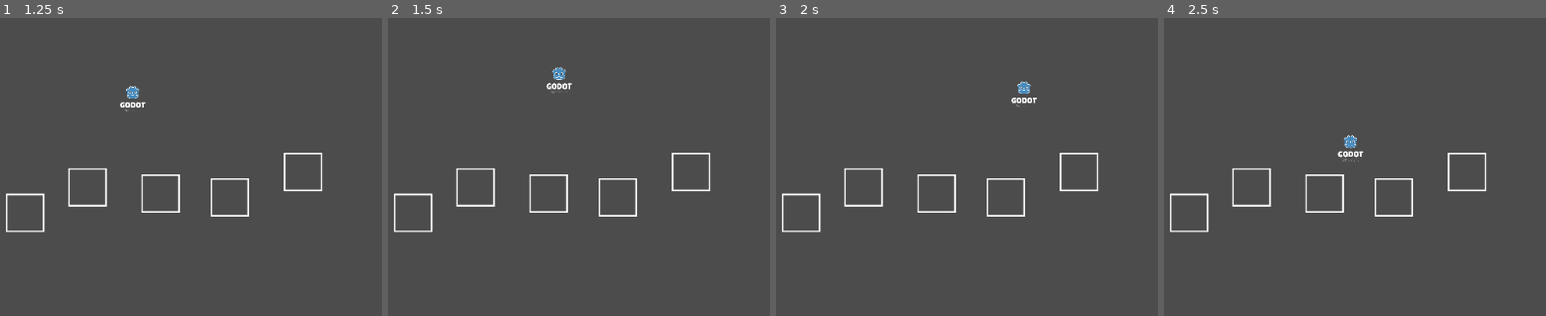
Above: before the commit, frames 1-4 (left to right).
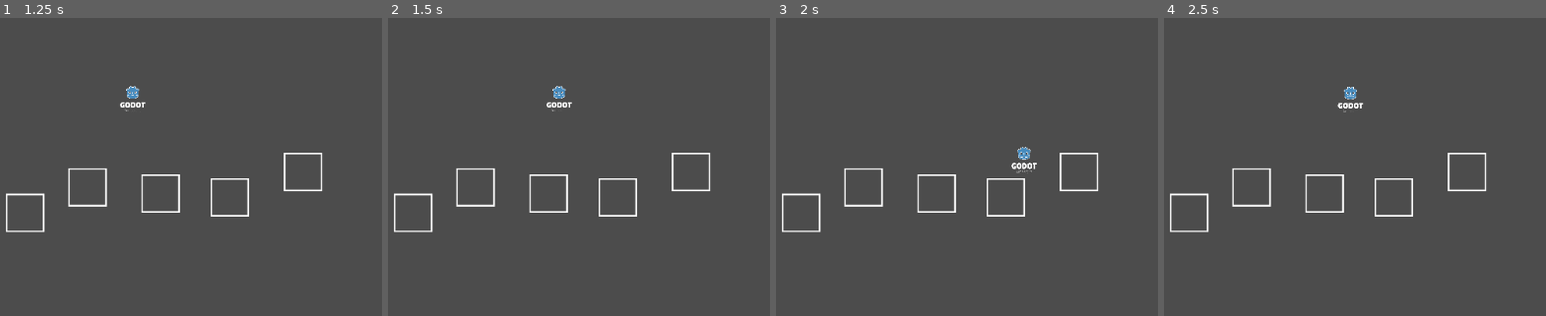
Above: after the commit, the same moments.

Repository: johnfn/RainbowRoad
Game: Godot game, scene res://MainScene.tscn
Two runs of this game, one before a commit and one after it. Both use one fixed random seed, a clock stepped at 60 frames per second and the inputs below.
Inputs:
- Up to frame 1 (1.25 s): hold D from 0.53 s (still down); hold Space from 0.53 s (still down)
- Up to frame 2 (1.5 s): keep holding D; release Space at 1.28 s; tap Space at 1.35 s
- Up to frame 3 (2 s): keep holding D; tap Space at 1.52, 1.82 s
- Up to frame 4 (2.5 s): release D at 2.03 s; hold A from 2.03 s (still down); hold Space from 2.03 s (still down)

Frame 1 is identical in both runs. In frame 2, 0.4% of the frame differs, in the area x 41-49%, y 16-32%; in frame 3, 0.5%, in the area x 61-69%, y 21-53%; in frame 4, 0.5%.

Commit message:
Better jump logic

Diff:
--- a/compiled/Player.gd
+++ b/compiled/Player.gd
@@ -6,11 +6,6 @@
 
 var speed: float = 200.0
 var vy: float = 0.0
-
-func _ready():
-
-
-  print("Hello world")
 
 func _physics_process(_delta):
   var dx: float = 0.0
@@ -38,6 +33,10 @@
   if Input.is_key_pressed(KEY_SPACE) and self.is_on_floor():
     self.vy = -1.3
 
+  if not Input.is_key_pressed(KEY_SPACE):
+    if self.vy < 0:
+      self.vy = 0
+
   dy += self.vy
 
   var dPosition = Vector2(dx, dy) * self.speed
Not shown, changed: godot_defs/@asset_paths.d.ts
Not shown, changed: src/Player.ts
